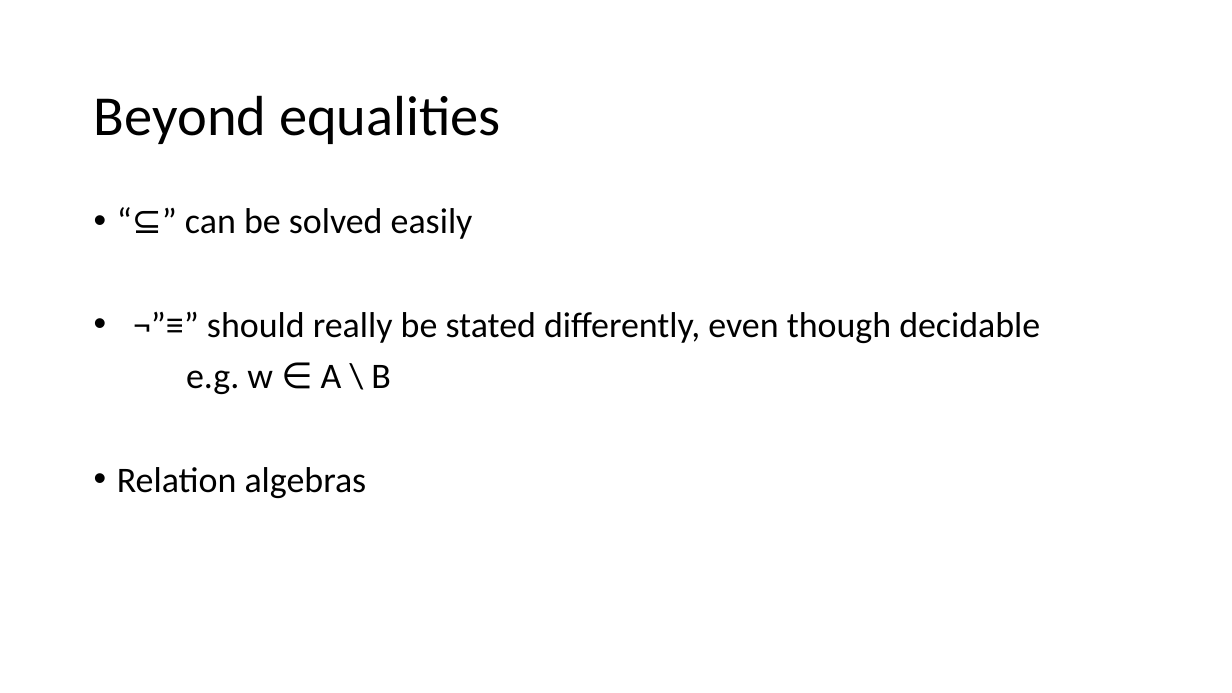
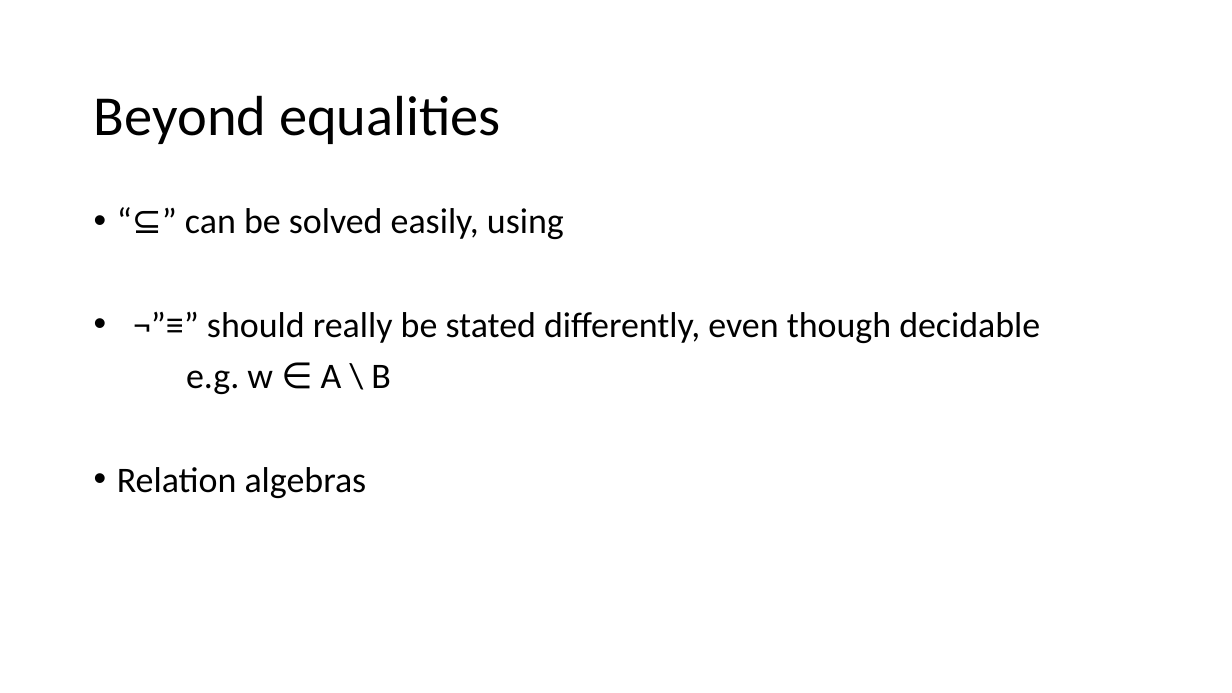
Before and after one commit to Helli/fds_seminar, a slide deck: slide 18 of slides.pptx. Drawn at 1232x693 pixels with LibreOffice and Linux fonts; fonts in the diff are those of the drawing. Boxes give left, top, right and bottom in pixels: in the first picture for what was removed or moved away, otherwise in the second. Text is boxed around its words. In the diff, an @@ line names an element or a change of style, - is before the commit and + after.

```diff
--- a/slides.pptx
+++ b/slides.pptx
@@ text at box(185, 208, 564, 239): text changed @@
-• “⊆” can be solved easily
+• “⊆” can be solved easily, using
```
Also in this commit, not shown: 1 other slide changed, 1 other file.
